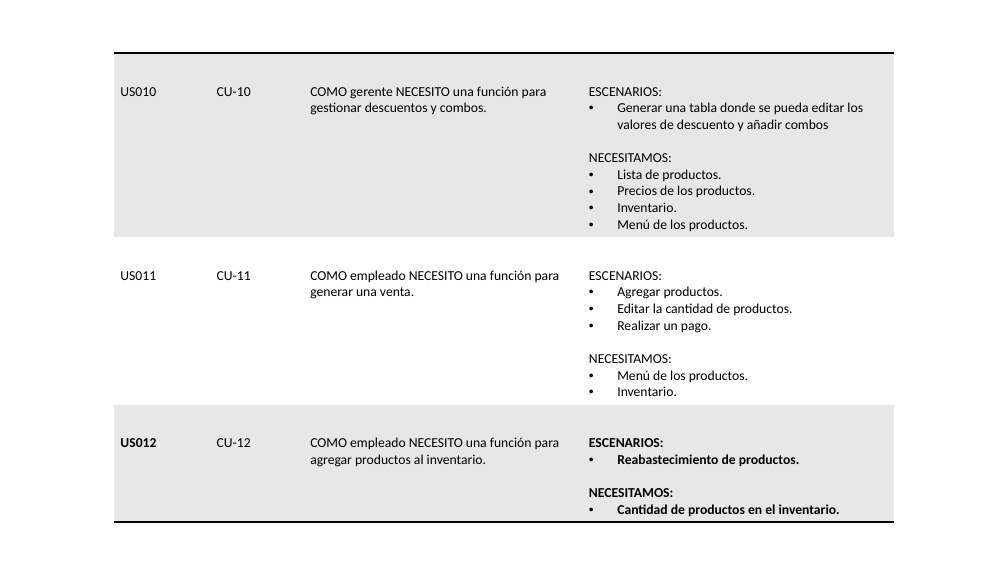
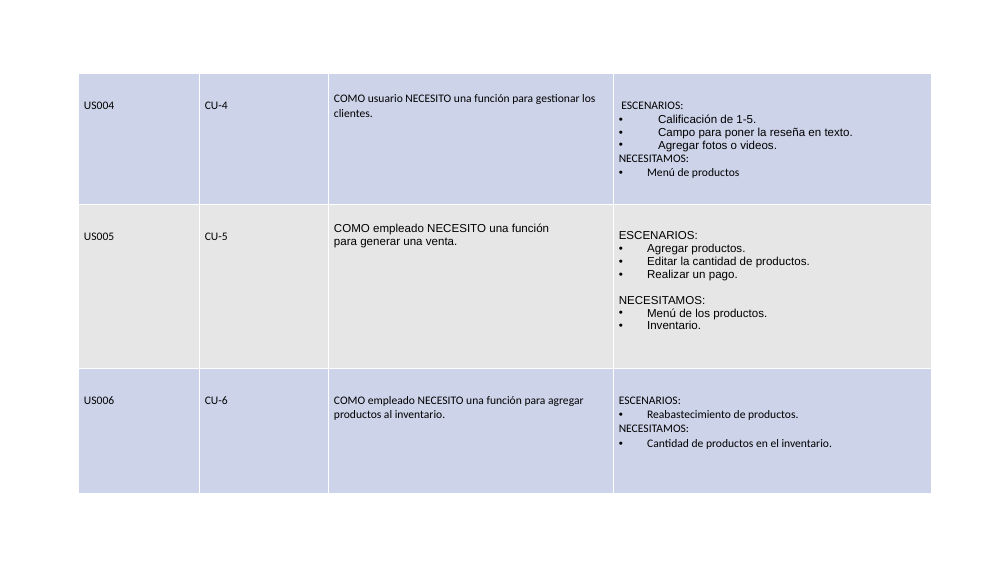
Before and after one commit to cmsrwood/mrhomero, a slide deck: slide 23 of entregables/Entregable (presentación).pptx (slide 30 before the commit). Drawn at 1008x567 pixels with LibreOffice and Linux fonts; fonts in the diff are those of the drawing; background and template pictures are left out. Boxes give left, top, right and bottom in pixels: in the first picture for what was removed or moved away, otherwise in the second. Text is boxed around its words. In the diff, an @@ line names an element or a change of style, - is before the commit and + after.

```diff
--- a/entregables/Entregable (presentación).pptx
+++ b/entregables/Entregable (presentación).pptx
@@ table at bbox=[79, 73, 932, 453] @@
-row 1: US010 | CU-10 | COMO gerente NECESITO una función para gestionar descuentos y combos. | ESCENARIOS: / Generar una tabla donde se pueda editar los valores de descuento y añadir combos / NECESITAMOS: / Lista de productos. / Precios de los productos. / Inventario. / Menú de los productos.
+row 1: US004 | CU-4 | COMO usuario NECESITO una función para gestionar los clientes. | ESCENARIOS: / Calificación de 1-5. / Campo para poner la reseña en texto. / Agregar fotos o videos. / NECESITAMOS: / Menú de productos
-row 2, column 1: US011
+row 2, column 1: US005
-row 2, column 2: CU-11
+row 2, column 2: CU-5
-row 3, column 1: US012
+row 3, column 1: US006
-row 3, column 2: CU-12
+row 3, column 2: CU-6
@@ fill #E7E7E7 to #CDD4EA in 8 cells @@
@@ fill #FFFFFF to #E7E6E6 in row 2 @@
@@ size 13 to 11 pt in "COMO empleado NECESITO una función para generar ...", "ESCENARIOS:", "Agregar productos.", "Editar la cantidad de productos." and 9 more places @@
@@ font Calibri to Arial in "COMO empleado NECESITO una función para generar ...", "ESCENARIOS:", "Agregar productos.", "Editar la cantidad de productos." and 4 more places @@
@@ borders changed @@
@@ table: place and size @@
-table at bbox=[114, 53, 894, 520]
+table at bbox=[79, 73, 932, 453]
```
Also in this commit, not shown: 17 other slides changed, 5 slides added, 9 slides removed, 22 other files.
